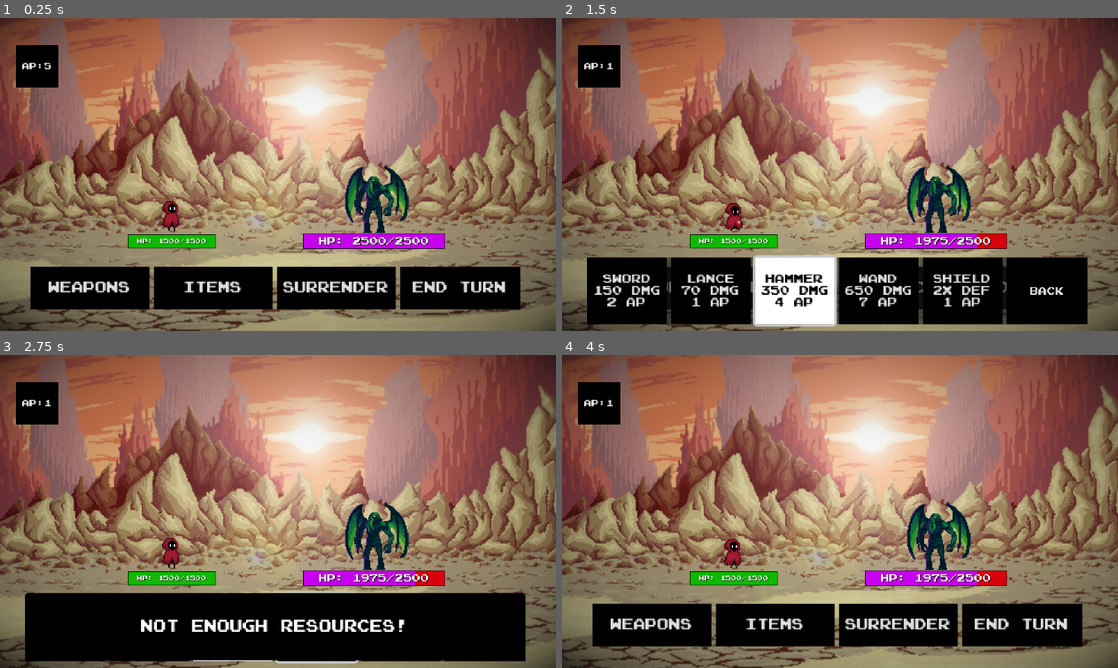
Above: before the commit, frames 1-4 (two rows, left to right).
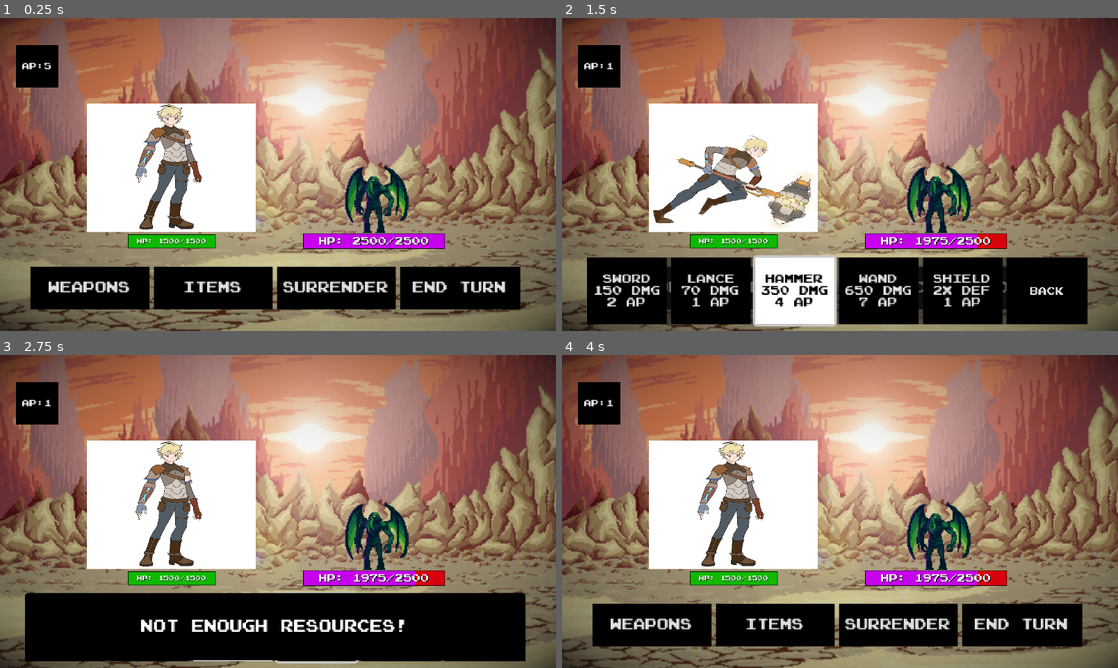
Above: after the commit, the same moments.

Repository: ElerosVecchio/OBL_TeamC
Game: Godot game, scene res://TurnBasedSystem&Scene/world.tscn
Two runs of this game, one before a commit and one after it. Both use one fixed random seed, a clock stepped at 60 frames per second and the inputs below. This scene is started directly instead of the project's main scene.
Inputs:
- Up to frame 1 (0.25 s): no input
- Up to frame 2 (1.5 s): click "Weapons" at 0.5 s; click "Items" at 1.25 s
- Up to frame 3 (2.75 s): tap Enter (ui_accept) at 2, 2.27 s; hold Right (ui_right) from 2.03 s (still down)
- Up to frame 4 (4 s): release Right (ui_right) at 2.75 s; click "Surrender" at 2.75 s; click "End Turn" at 3.5 s

The runs differ from the first frame. In frame 1, 12% of the frame differs, in the area x 15-46%, y 27-69%; in frame 2, 12%; in frame 3, 12%; in frame 4, 12%.

Commit message:
herowalkinganimation

Diff:
--- a/TurnBasedSystem&Scene/hero.tscn
+++ b/TurnBasedSystem&Scene/hero.tscn
@@ -1,39 +1,9 @@
-[gd_scene load_steps=26 format=3 uid="uid://bmmai14isviqg"]
+[gd_scene load_steps=18 format=3 uid="uid://bmmai14isviqg"]
 
+[ext_resource type="Texture2D" uid="uid://b35c053ltq544" path="res://TurnBasedSystem&Scene/art/oblhammer.png" id="1_kfkdn"]
 [ext_resource type="Texture2D" uid="uid://b7ail3h52vt3q" path="res://TurnBasedSystem&Scene/Placeholder Sprites/AnimationSheet_Character.png" id="1_oo7lt"]
 [ext_resource type="FontFile" uid="uid://dtyyb1av647aj" path="res://TurnBasedSystem&Scene/Placeholder Sprites/Super Mario Bros. NES.ttf" id="2_g2m40"]
-
-[sub_resource type="AtlasTexture" id="AtlasTexture_6yx3w"]
-atlas = ExtResource("1_oo7lt")
-region = Rect2(0, 256, 32, 32)
-
-[sub_resource type="AtlasTexture" id="AtlasTexture_bb5ag"]
-atlas = ExtResource("1_oo7lt")
-region = Rect2(32, 256, 32, 32)
-
-[sub_resource type="AtlasTexture" id="AtlasTexture_7n6om"]
-atlas = ExtResource("1_oo7lt")
-region = Rect2(64, 256, 32, 32)
-
-[sub_resource type="AtlasTexture" id="AtlasTexture_3qbes"]
-atlas = ExtResource("1_oo7lt")
-region = Rect2(96, 256, 32, 32)
-
-[sub_resource type="AtlasTexture" id="AtlasTexture_autyq"]
-atlas = ExtResource("1_oo7lt")
-region = Rect2(128, 256, 32, 32)
-
-[sub_resource type="AtlasTexture" id="AtlasTexture_05404"]
-atlas = ExtResource("1_oo7lt")
-region = Rect2(160, 256, 32, 32)
-
-[sub_resource type="AtlasTexture" id="AtlasTexture_3gets"]
-atlas = ExtResource("1_oo7lt")
-region = Rect2(192, 256, 32, 32)
-
-[sub_resource type="AtlasTexture" id="AtlasTexture_l6h7p"]
-atlas = ExtResource("1_oo7lt")
-region = Rect2(224, 256, 32, 32)
+[ext_resource type="Texture2D" uid="uid://ba0r3tifobe24" path="res://TurnBasedSystem&Scene/art/standing.png" id="2_s0ei0"]
 
 [sub_resource type="AtlasTexture" id="AtlasTexture_h6oe7"]
 atlas = ExtResource("1_oo7lt")
@@ -67,40 +37,23 @@
 atlas = ExtResource("1_oo7lt")
 region = Rect2(224, 224, 32, 32)
 
-[sub_resource type="AtlasTexture" id="AtlasTexture_6u487"]
-atlas = ExtResource("1_oo7lt")
-region = Rect2(0, 0, 32, 32)
-
-[sub_resource type="AtlasTexture" id="AtlasTexture_xq3qb"]
-atlas = ExtResource("1_oo7lt")
-region = Rect2(32, 0, 32, 32)
-
 [sub_resource type="SpriteFrames" id="SpriteFrames_l77hm"]
 animations = [{
 "frames": [{
 "duration": 1.0,
-"texture": SubResource("AtlasTexture_6yx3w")
+"texture": ExtResource("1_kfkdn")
 }, {
 "duration": 1.0,
-"texture": SubResource("AtlasTexture_bb5ag")
+"texture": ExtResource("1_kfkdn")
 }, {
 "duration": 1.0,
-"texture": SubResource("AtlasTexture_7n6om")
+"texture": ExtResource("1_kfkdn")
 }, {
 "duration": 1.0,
-"texture": SubResource("AtlasTexture_3qbes")
+"texture": ExtResource("1_kfkdn")
 }, {
 "duration": 1.0,
-"texture": SubResource("AtlasTexture_autyq")
-}, {
-"duration": 1.0,
-"texture": SubResource("AtlasTexture_05404")
-}, {
-"duration": 1.0,
-"texture": SubResource("AtlasTexture_3gets")
-}, {
-"duration": 1.0,
-"texture": SubResource("AtlasTexture_l6h7p")
+"texture": ExtResource("1_kfkdn")
 }],
 "loop": false,
 "name": &"Attack",
@@ -137,10 +90,7 @@
 }, {
 "frames": [{
 "duration": 1.0,
-"texture": SubResource("AtlasTexture_6u487")
-}, {
-"duration": 1.0,
-"texture": SubResource("AtlasTexture_xq3qb")
+"texture": ExtResource("2_s0ei0")
 }],
 "loop": true,
 "name": &"Idle",
@@ -148,7 +98,7 @@
 }]
 
 [sub_resource type="RectangleShape2D" id="RectangleShape2D_67cay"]
-size = Vector2(20, 28)
+size = Vector2(159, 122)
 
 [sub_resource type="Theme" id="Theme_cuq3s"]
 
@@ -170,11 +120,13 @@
 [node name="hero" type="CharacterBody2D"]
 
 [node name="AnimatedSprite2D" type="AnimatedSprite2D" parent="."]
+position = Vector2(-0.499992, -43.5)
+scale = Vector2(0.106, 0.0806667)
 sprite_frames = SubResource("SpriteFrames_l77hm")
-animation = &"Die"
+animation = &"Attack"
 
 [node name="CollisionShape2D" type="CollisionShape2D" parent="."]
-position = Vector2(0, 2)
+position = Vector2(-0.5, -43)
 shape = SubResource("RectangleShape2D_67cay")
 
 [node name="healthbar" type="ProgressBar" parent="."]
--- /dev/null
+++ b/scene(walking map)/hero(walking_map).tscn
@@ -0,0 +1,191 @@
+[gd_scene load_steps=26 format=3 uid="uid://de8b1jschuwwo"]
+
+[ext_resource type="Script" path="res://script(walking map)/hero(walking_map).gd" id="1_atvds"]
+[ext_resource type="Texture2D" uid="uid://b7ail3h52vt3q" path="res://TurnBasedSystem&Scene/Placeholder Sprites/AnimationSheet_Character.png" id="1_rluv0"]
+
+[sub_resource type="AtlasTexture" id="AtlasTexture_v0wxa"]
+atlas = ExtResource("1_rluv0")
+region = Rect2(64, 128, 32, 32)
+
+[sub_resource type="AtlasTexture" id="AtlasTexture_egseo"]
+atlas = ExtResource("1_rluv0")
+region = Rect2(96, 128, 32, 32)
+
+[sub_resource type="AtlasTexture" id="AtlasTexture_4kup7"]
+atlas = ExtResource("1_rluv0")
+region = Rect2(128, 128, 32, 32)
+
+[sub_resource type="AtlasTexture" id="AtlasTexture_555x6"]
+atlas = ExtResource("1_rluv0")
+region = Rect2(160, 128, 32, 32)
+
+[sub_resource type="AtlasTexture" id="AtlasTexture_g2kjg"]
+atlas = ExtResource("1_rluv0")
+region = Rect2(0, 0, 32, 36)
+
+[sub_resource type="AtlasTexture" id="AtlasTexture_11fr2"]
+atlas = ExtResource("1_rluv0")
+region = Rect2(32, 0, 32, 36)
+
+[sub_resource type="AtlasTexture" id="AtlasTexture_0mit2"]
+atlas = ExtResource("1_rluv0")
+region = Rect2(0, 96, 32, 32)
+
+[sub_resource type="AtlasTexture" id="AtlasTexture_kqwk4"]
+atlas = ExtResource("1_rluv0")
+region = Rect2(32, 96, 32, 32)
+
+[sub_resource type="AtlasTexture" id="AtlasTexture_07nmp"]
+atlas = ExtResource("1_rluv0")
+region = Rect2(64, 96, 32, 32)
+
+[sub_resource type="AtlasTexture" id="AtlasTexture_aispt"]
+atlas = ExtResource("1_rluv0")
+region = Rect2(96, 96, 32, 32)
+
+[sub_resource type="AtlasTexture" id="AtlasTexture_08hcy"]
+atlas = ExtResource("1_rluv0")
+region = Rect2(128, 96, 32, 32)
+
+[sub_resource type="AtlasTexture" id="AtlasTexture_7q7op"]
+atlas = ExtResource("1_rluv0")
+region = Rect2(160, 96, 32, 32)
+
+[sub_resource type="AtlasTexture" id="AtlasTexture_jsptj"]
+atlas = ExtResource("1_rluv0")
+region = Rect2(192, 96, 32, 32)
+
+[sub_resource type="AtlasTexture" id="AtlasTexture_tg7mo"]
+atlas = ExtResource("1_rluv0")
+region = Rect2(224, 96, 32, 32)
+
+[sub_resource type="AtlasTexture" id="AtlasTexture_kfq8w"]
+atlas = ExtResource("1_rluv0")
+region = Rect2(0, 64, 32, 32)
+
+[sub_resource type="AtlasTexture" id="AtlasTexture_kvurd"]
+atlas = ExtResource("1_rluv0")
+region = Rect2(32, 64, 32, 32)
+
+[sub_resource type="AtlasTexture" id="AtlasTexture_b7ebr"]
+atlas = ExtResource("1_rluv0")
+region = Rect2(64, 64, 32, 32)
+
+[sub_resource type="AtlasTexture" id="AtlasTexture_lm8jb"]
+atlas = ExtResource("1_rluv0")
+region = Rect2(96, 64, 32, 32)
+
+[sub_resource type="AtlasTexture" id="AtlasTexture_du0jk"]
+atlas = ExtResource("1_rluv0")
+region = Rect2(0, 64, 32, 32)
+
+[sub_resource type="AtlasTexture" id="AtlasTexture_kk7ck"]
+atlas = ExtResource("1_rluv0")
+region = Rect2(32, 64, 32, 32)
+
+[sub_resource type="AtlasTexture" id="AtlasTexture_45qhk"]
+atlas = ExtResource("1_rluv0")
+region = Rect2(64, 64, 32, 32)
+
+[sub_resource type="AtlasTexture" id="AtlasTexture_d4ms5"]
+atlas = ExtResource("1_rluv0")
+region = Rect2(96, 64, 32, 32)
+
+[sub_resource type="SpriteFrames" id="SpriteFrames_hy4hd"]
+animations = [{
+"frames": [{
+"duration": 1.0,
+"texture": SubResource("AtlasTexture_v0wxa")
+}, {
+"duration": 1.0,
+"texture": SubResource("AtlasTexture_egseo")
+}, {
+"duration": 1.0,
+"texture": SubResource("AtlasTexture_4kup7")
+}, {
+"duration": 1.0,
+"texture": SubResource("AtlasTexture_555x6")
+}],
+"loop": true,
+"name": &"collect_items",
+"speed": 5.0
+}, {
+"frames": [{
+"duration": 1.0,
+"texture": SubResource("AtlasTexture_g2kjg")
+}, {
+"duration": 1.0,
+"texture": SubResource("AtlasTexture_11fr2")
+}],
+"loop": true,
+"name": &"front_idle",
+"speed": 5.0
+}, {
+"frames": [{
+"duration": 1.0,
+"texture": SubResource("AtlasTexture_0mit2")
+}, {
+"duration": 1.0,
+"texture": SubResource("AtlasTexture_kqwk4")
+}, {
+"duration": 1.0,
+"texture": SubResource("AtlasTexture_07nmp")
+}, {
+"duration": 1.0,
+"texture": SubResource("AtlasTexture_aispt")
+}, {
+"duration": 1.0,
+"texture": SubResource("AtlasTexture_08hcy")
+}, {
+"duration": 1.0,
+"texture": SubResource("AtlasTexture_7q7op")
+}, {
+"duration": 1.0,
+"texture": SubResource("AtlasTexture_jsptj")
+}, {
+"duration": 1.0,
+"texture": SubResource("AtlasTexture_tg7mo")
+}, {
+"duration": 1.0,
+"texture": SubResource("AtlasTexture_kfq8w")
+}, {
+"duration": 1.0,
+"texture": SubResource("AtlasTexture_kvurd")
+}, {
+"duration": 1.0,
+"texture": SubResource("AtlasTexture_b7ebr")
+}, {
+"duration": 1.0,
+"texture": SubResource("AtlasTexture_lm8jb")
+}],
+"loop": true,
+"name": &"side_walking",
+"speed": 5.0
+}, {
+"frames": [{
+"duration": 1.0,
+"texture": SubResource("AtlasTexture_du0jk")
+}, {
+"duration": 1.0,
+"texture": SubResource("AtlasTexture_kk7ck")
+}, {
+"duration": 1.0,
+"texture": SubResource("AtlasTexture_45qhk")
+}, {
+"duration": 1.0,
+"texture": SubResource("AtlasTexture_d4ms5")
+}],
+"loop": true,
+"name": &"updown_walking",
+"speed": 5.0
+}]
+
+[node name="hero(walking map)" type="CharacterBody2D"]
+script = ExtResource("1_atvds")
+
+[node name="CollisionShape2D" type="CollisionShape2D" parent="."]
+
+[node name="AnimatedSprite2D" type="AnimatedSprite2D" parent="."]
+position = Vector2(29, 29)
+sprite_frames = SubResource("SpriteFrames_hy4hd")
+animation = &"collect_items"
--- /dev/null
+++ b/scene(walking map)/walking_map.tscn
@@ -0,0 +1,3 @@
+[gd_scene format=3 uid="uid://drpef5igf60j2"]
+
+[node name="walking map" type="Node2D"]
--- /dev/null
+++ b/script(walking map)/hero(walking map).gd
@@ -0,0 +1,26 @@
+extends CharacterBody2D
+
+const speed = 100
+
+func _physics_process(delta):
+	player_movement(delta)
+
+
+func player_movement(delta):
+	if Input.is_action_pressed("ui_right"):
+		velocity.x = speed
+		velocity.y = 0
+	elif Input.is_action_pressed("ui_left"):
+		velocity.x = -speed
+		velocity.y = 0
+	elif Input.is_action_pressed("ui_down"):
+		velocity.y = speed
+		velocity.x = 0
+	elif Input.is_action_pressed("ui_up"):
+		velocity.y = -speed
+		velocity.x = 0
+	else:
+		velocity.x = 0
+		velocity.y = 0
+
+	move_and_slide()
--- /dev/null
+++ b/script(walking map)/hero(walking_map).gd
@@ -0,0 +1,69 @@
+extends CharacterBody2D
+
+const speed = 100
+var current_dir = "none"
+
+func _ready():
+	$AnimatedSprite2D.play("front_idle")
+
+func _physics_process(delta):
+	player_movement(delta)
+
+
+func player_movement(delta):
+	if Input.is_action_pressed("ui_right"):
+		current_dir = "right"
+		play_anim(1) # we moving in some direction
+		velocity.x = speed
+		velocity.y = 0
+	elif Input.is_action_pressed("ui_left"):
+		play_anim(1)
+		current_dir = "left"
+		velocity.x = -speed
+		velocity.y = 0
+	elif Input.is_action_pressed("ui_down"):
+		play_anim(1)
+		current_dir = "down"
+		velocity.y = speed
+		velocity.x = 0
+	elif Input.is_action_pressed("ui_up"):
+		play_anim(1)
+		current_dir = "up"
+		velocity.y = -speed
+		velocity.x = 0
+	else:
+		play_anim(0)
+		velocity.x = 0
+		velocity.y = 0
+
+	move_and_slide()
+
+func play_anim(movement):
+	var dir = current_dir
+	var anim = $AnimatedSprite2D
+
+	# playing different animations for different usage
+	if dir == "right":
+		anim.flip_h = false
+		if movement == 1:
+			anim.play("side_walking")
+		elif movement == 0:
+			anim.play("front_idle")
+	if dir == "left":
+		anim.flip_h = true
+		if movement == 1:
+			anim.play("side_walking")
+		elif movement == 0:
+			anim.play("front_idle")
+	if dir == "up":
+		anim.flip_h = false
+		if movement == 1:
+			anim.play("updown_walking")
+		elif movement == 0:
+			anim.play("front_idle")
+	if dir == "down":
+		anim.flip_h = false
+		if movement == 1:
+			anim.play("updown_walking")
+		elif movement == 0:
+			anim.play("front_idle")
Binary file added: TurnBasedSystem&Scene/art/oblhammer.png
Not shown, added: TurnBasedSystem&Scene/art/oblhammer.png.import
Binary file added: TurnBasedSystem&Scene/art/standing.png
Not shown, added: TurnBasedSystem&Scene/art/standing.png.import
Binary file added: scene(walking map)/AnimationSheet_Character.png
Not shown, added: scene(walking map)/AnimationSheet_Character.png.import
Not shown, added: Fir62AF.tmp
